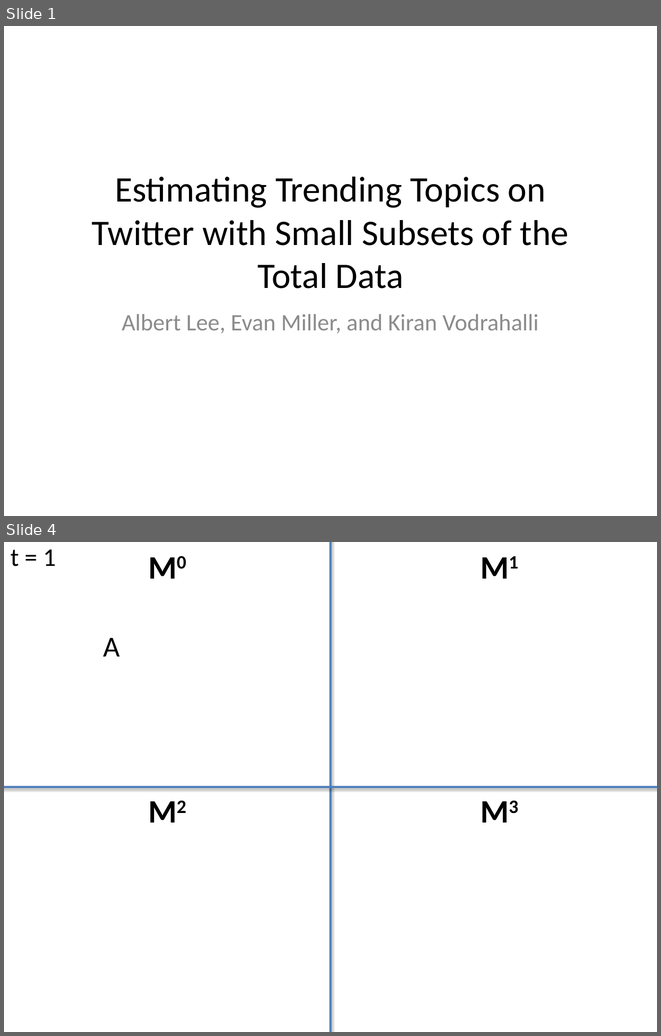
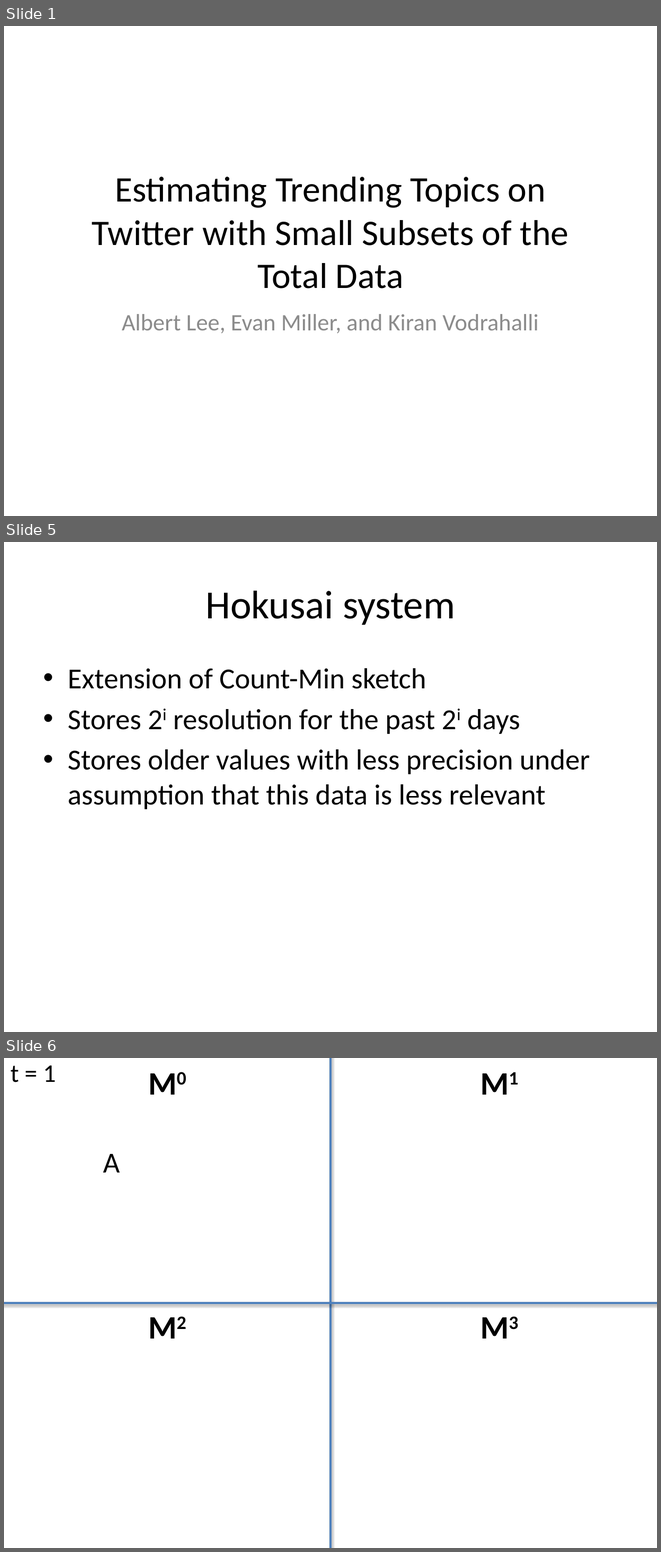
Before and after one commit to kiranvodrahalli/cos521, a slide deck: Presentation.pptx. Shown one above the other, each under a label of ours: slides 1 and 4 before the commit, slides 1, 5 and 6 after it; the slides between them are not shown. The pictures are 661x1036 and 661x1552 pixels, drawn with LibreOffice and Linux fonts; fonts in the diff are those of the drawing. Boxes give left, top, right and bottom in pixels: in the first picture for what was removed or moved away, otherwise in the second. Text is boxed around its words. In the diff, an @@ line names an element or a change of style, - is before the commit and + after.

```diff
--- a/Presentation.pptx
+++ b/Presentation.pptx
@@ slide 5 added at (4, 542, 657, 1032), background #FFFFFF @@
@@ title added at (205, 590, 455, 625), 44 pt, text #000000 @@
+Hokusai system
@@ text added at (68, 668, 590, 809), 32 pt, text #000000 @@
+• Extension of Count-Min sketch
+• Stores 2i resolution for the past 2i days
+• Stores older values with less precision under assumption that this data is less relevant
@@ what was slide 4 is now slide 6 @@
```
Also in this commit, not shown: 3 slides changed, 7 other slides added, 3 slides removed, 1 other file.
